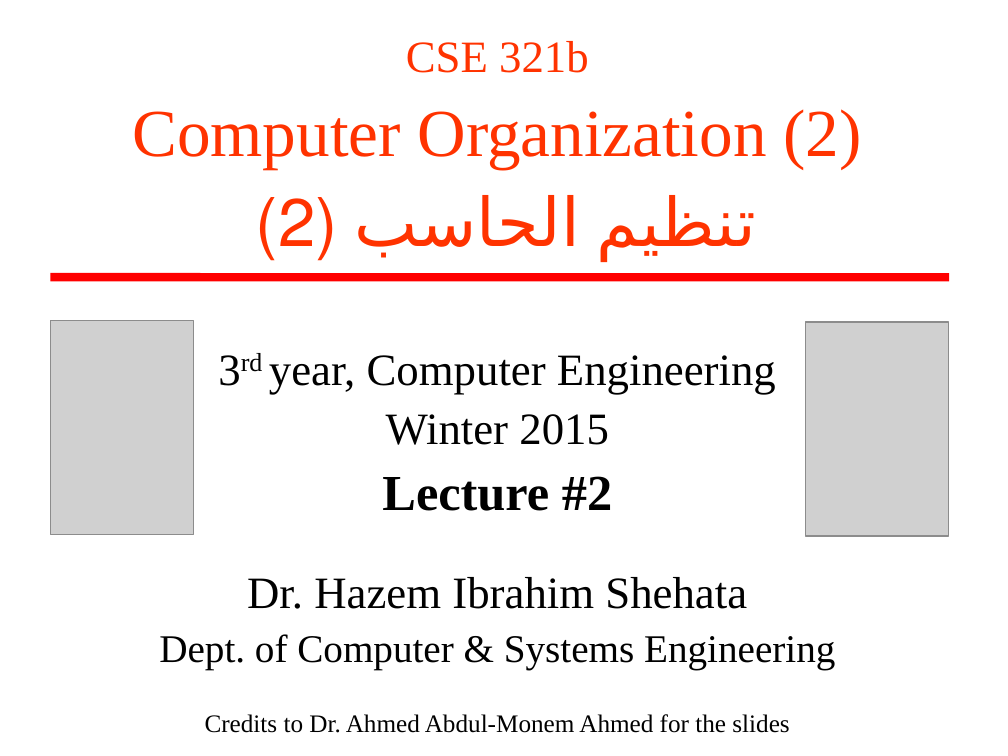
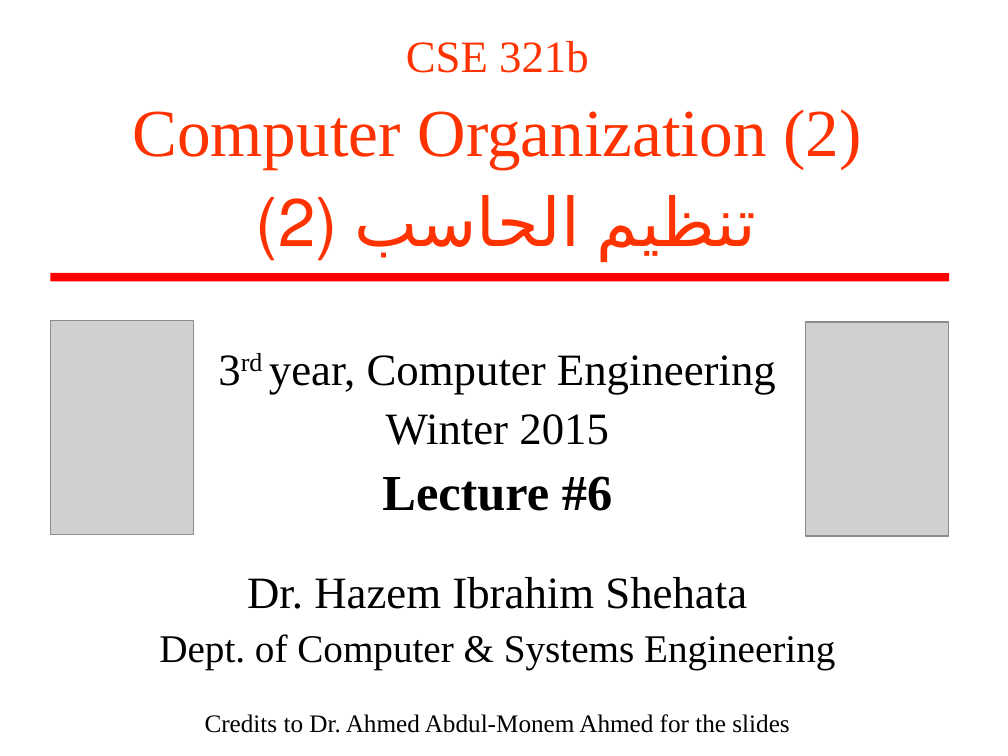
Before and after one commit to hshehata/hshehata.github.io, a slide deck: slide 1 of courses/zu/cse321b/files/lecture_02.ppt. Drawn at 1008x756 pixels with LibreOffice and Linux fonts; fonts in the diff are those of the drawing; grey boxes stand for pictures. Boxes give left, top, right and bottom in pixels: in the first picture for what was removed or moved away, otherwise in the second. Text is boxed around its words. In the diff, an @@ line names an element or a change of style, - is before the commit and + after.

```diff
--- a/courses/zu/cse321b/files/lecture_02.ppt
+++ b/courses/zu/cse321b/files/lecture_02.ppt
@@ subtitle at (382,476,612,511): text changed @@
-Lecture #2
+Lecture #6
```
Also in this commit, not shown: 9 other files.
